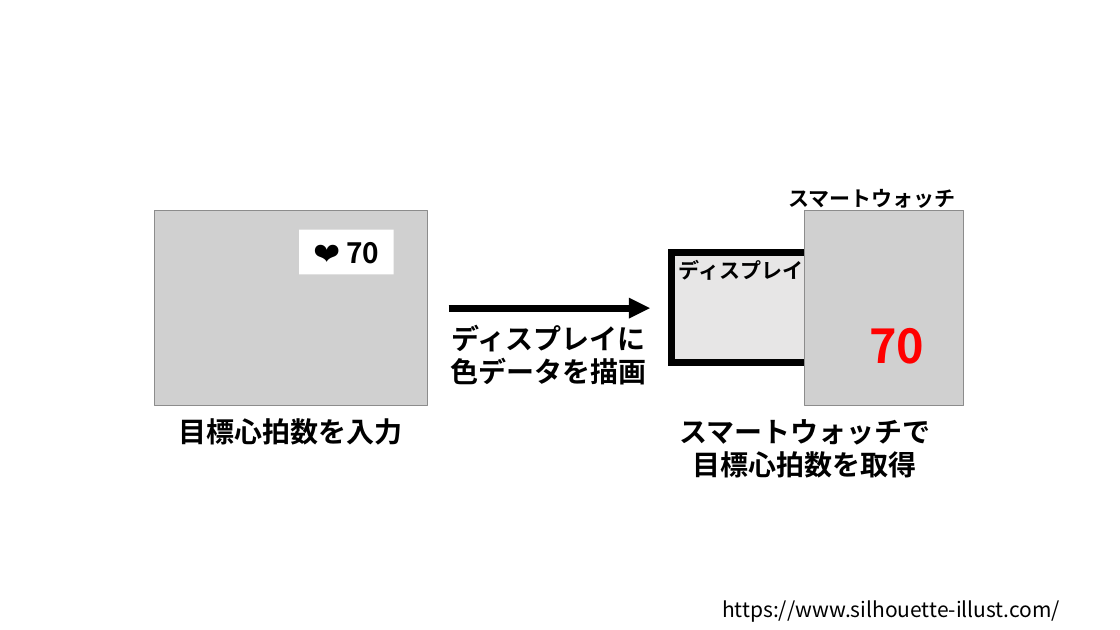
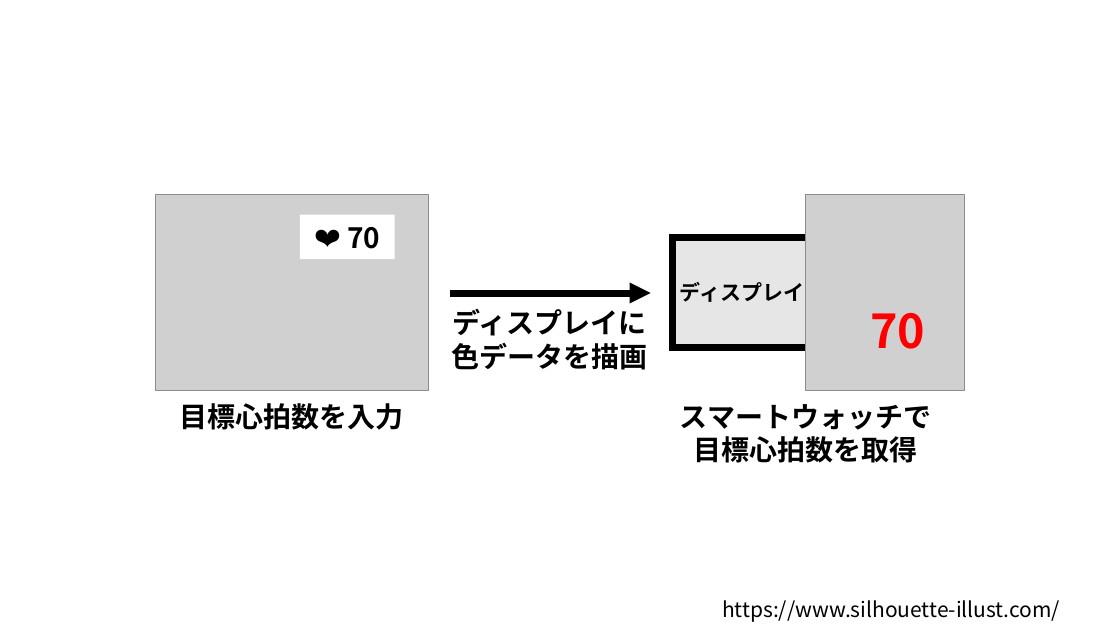
Before and after one commit to a2h1r0/lab, a slide deck: slide 6 of paper/pulse/figures/figures.pptx. Drawn at 1120x630 pixels with LibreOffice and Linux fonts; fonts in the diff are those of the drawing; grey boxes stand for pictures. Boxes give left, top, right and bottom in pixels: in the first picture for what was removed or moved away, otherwise in the second. Text is boxed around its words. In the diff, an @@ line names an element or a change of style, - is before the commit and + after.

```diff
--- a/paper/pulse/figures/figures.pptx
+++ b/paper/pulse/figures/figures.pptx
@@ text removed at [788,189,955,211] @@
-スマートウォッチ
@@ 4 texts, 2 pictures, 2 rectangles, 1 arrow: place and size @@
-4 texts, 2 pictures, 2 rectangles, 1 arrow at [155,210,965,478]
+4 texts, 2 pictures, 2 rectangles, 1 arrow at [155,195,965,463]
@@ text "ディスプレイ": place and size @@
-text "ディスプレイ" at [679,260,804,280]
+text "ディスプレイ" at [680,282,805,302]
```
Also in this commit, not shown: 1 slide added, 4 other files.
